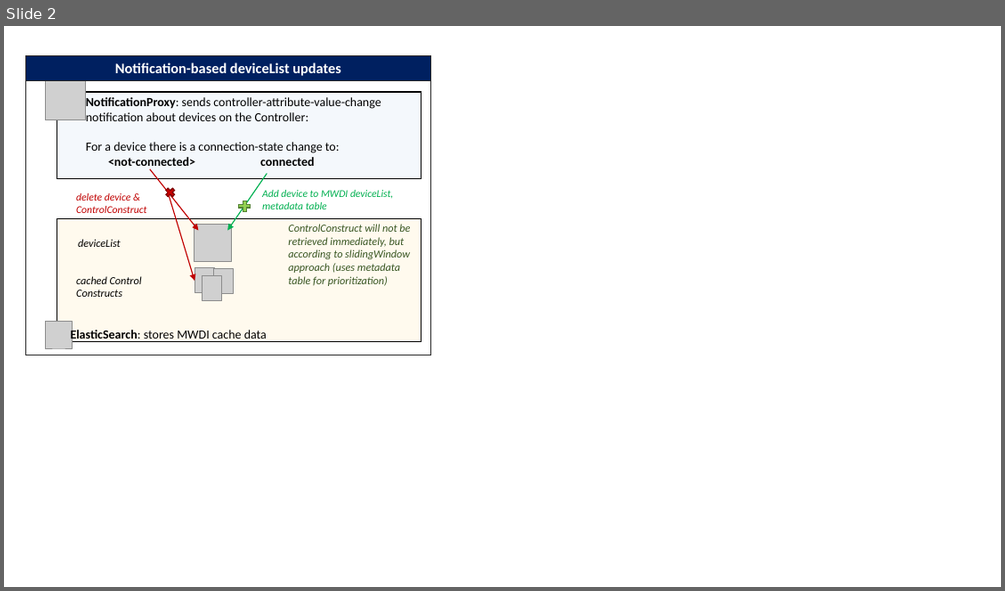
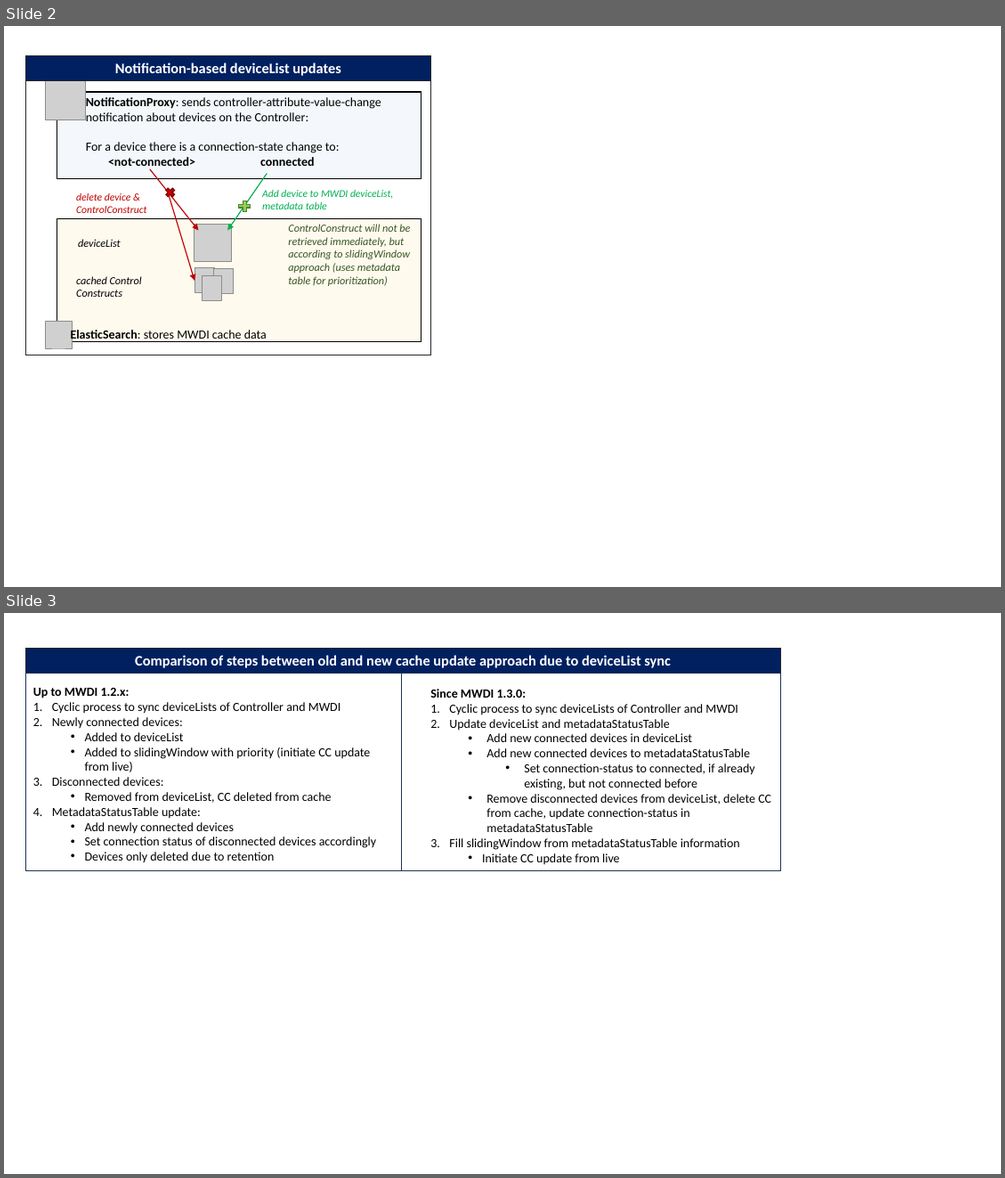
Before and after one commit to openBackhaul/MicroWaveDeviceInventory, a slide deck: spec/additionalDescription/pictures/CyclicCCRetrievalPics.pptx. Shown one above the other, each under a label of ours: slide 2 before the commit, slides 2 and 3 after it. The pictures are 1005x591 and 1005x1178 pixels, drawn with LibreOffice and Linux fonts; fonts in the diff are those of the drawing; grey boxes stand for pictures. Boxes give left, top, right and bottom in pixels: in the first picture for what was removed or moved away, otherwise in the second. Text is boxed around its words. In the diff, an @@ line names an element or a change of style, - is before the commit and + after.

```diff
--- a/spec/additionalDescription/pictures/CyclicCCRetrievalPics.pptx
+++ b/spec/additionalDescription/pictures/CyclicCCRetrievalPics.pptx
@@ slide 3 added at (4,613,1001,1174), background #FFFFFF @@
@@ rectangle added at (25,648,781,674), fill #002060, outline #262626 0.75 pt, 14 pt, text #FFFFFF, bold @@
+Comparison of steps between old and new cache update approach due to deviceList sync
@@ rectangle added at (25,673,401,870), outline #1E3256 1 pt @@
@@ text added at (33,688,376,863), 12 pt, text #000000 @@
+Up to MWDI 1.2.x:
+1. Cyclic process to sync deviceLists of Controller and MWDI
+2. Newly connected devices:
+  • Added to deviceList
+  • Added to slidingWindow with priority (initiate CC update from live)
+3. Disconnected devices:
+  • Removed from deviceList, CC deleted from cache
+4. MetadataStatusTable update:
+  • Add newly connected devices
+  • Set connection status of disconnected devices accordingly
+  • Devices only deleted due to retention
@@ rectangle added at (402,673,781,870), outline #1E3256 1 pt @@
@@ text added at (430,689,771,865), 12 pt, text #000000 @@
+Since MWDI 1.3.0:
+1. Cyclic process to sync deviceLists of Controller and MWDI
+2. Update deviceList and metadataStatusTable
+  • Add new connected devices in deviceList
+  • Add new connected devices to metadataStatusTable
+    • Set connection-status to connected, if already existing, but not connected before
+  • Remove disconnected devices from deviceList, delete CC from cache, update connection-status in metadataStatusTable
+3. Fill slidingWindow from metadataStatusTable information
+  • Initiate CC update from live
```
Also in this commit, not shown: 5 other files.
